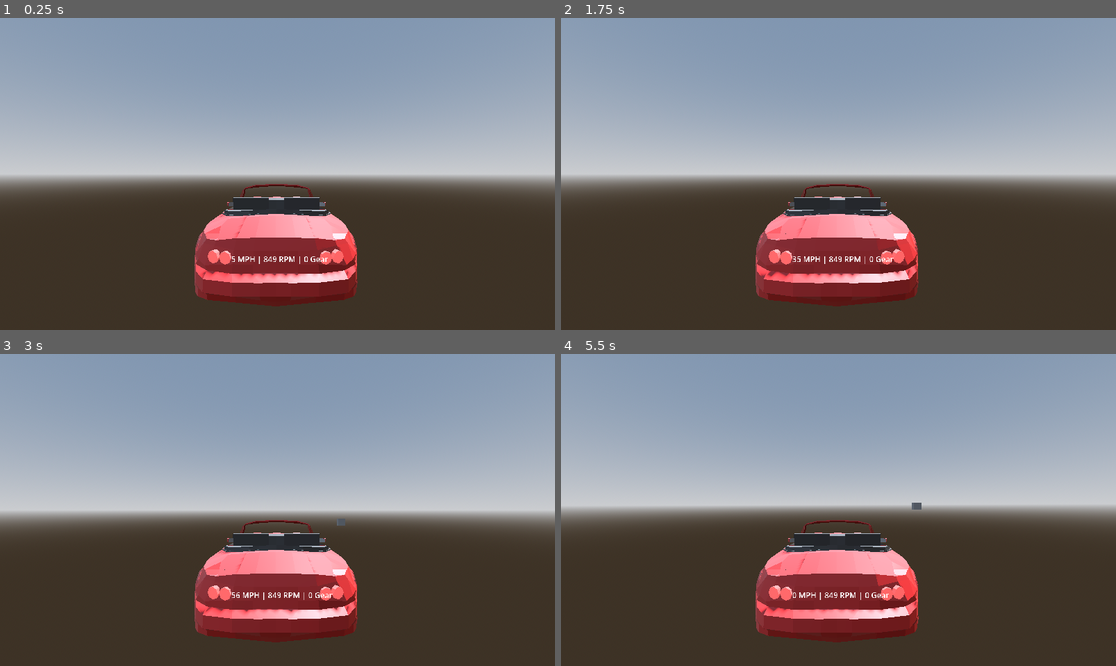
Above: before the commit, frames 1-4 (two rows, left to right).
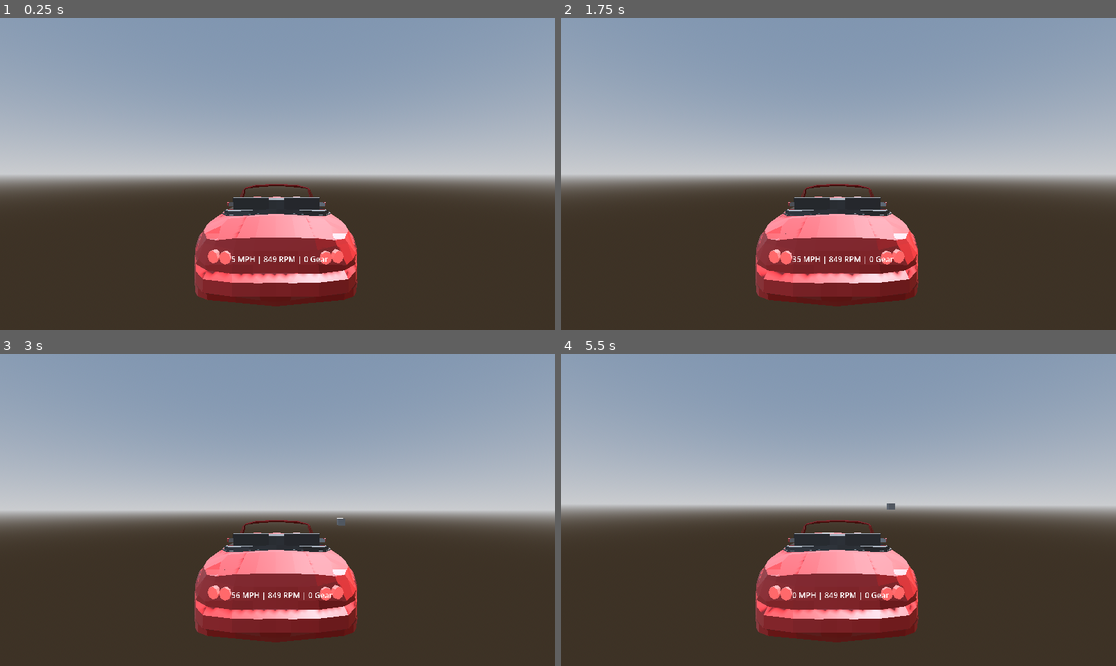
Above: after the commit, the same moments.

Repository: kakoiihito/Shift
Game: Godot game, scene res://Tracks/test.tscn
Two runs of this game, one before a commit and one after it. Both use one fixed random seed, a clock stepped at 60 frames per second and the inputs below.
Inputs:
- Up to frame 1 (0.25 s): no input
- Up to frame 2 (1.75 s): tap Enter at 0.5 s; hold D (SteerRight) 0.53-1.28 s; hold Shift (Clutch) 0.53-1.28 s; tap Space at 1.25 s; hold S (Brake) from 1.28 s (still down); tap W (Gas) at 1.35 s
- Up to frame 3 (3 s): release S (Brake) at 2.03 s; hold D (SteerRight) 2.03-2.78 s; hold Shift (Clutch) 2.03-2.78 s; hold E (ShiftUp) from 2.78 s (still down); tap W (Gas) at 2.85 s
- Up to frame 4 (5.5 s): release E (ShiftUp) at 3.53 s; hold Shift (Clutch) 3.53-4.28 s; hold A (SteerLeft) 3.53-5.03 s; tap Enter at 4.25 s; tap W (Gas) at 4.35 s; hold S (Brake) from 5.03 s (still down); hold Shift (Clutch) from 5.03 s (still down)

The runs differ from the first frame. In frame 1, less than 0.1% of the frame differs, in the area x 52-55%, y 81-84%; in frame 2, 0.1%; in frame 3, 0.2%; in frame 4, 0.5%, in the area x 35-65%, y 47-87%.

Commit message:
trying to add combined slip at the moment. plan on adding full pacejka formula.

Diff:
--- a/Car/Scripts/values.gd
+++ b/Car/Scripts/values.gd
@@ -20,8 +20,8 @@
 var wheel_spring_force = [Vector3(), Vector3(), Vector3(), Vector3()]
 var weight_distribution = [0.25, 0.25, 0.25, 0.25]
 var velocity_exponent = 1.1
-var rear_antiroll_bar = true
-var front_antiroll_bar = true
+var rear_antiroll_bar = false
+var front_antiroll_bar = false
 var rear_antiroll_bar_stiffness = 2870.0
 var front_antiroll_bar_stiffness = 1700.0
 
@@ -36,7 +36,7 @@
 	# BRAKE VARIABLES #
 	###################
 
-var max_brake_torque = 2000.0
+var max_brake_torque = 2000000.0
 
 	####################
 	# ENGINE VARIABLES #
@@ -65,11 +65,11 @@
 
 var is_shifting = false
 var shift_timer = 0.0
-var drive_train_efficeny = 0.9
-var final_drive = 3.63
-var gear_ratio = [-3.27, 0.0, 3.64, 2.6, 1.53, 1.16, 0.94]
+var drive_train_efficeny = 0.86
+var final_drive = 4.3
+var gear_ratio = [-3.968, 0.0, 3.136, 1.888, 1.330, 1.0, 0.814]
 var current_gear = 1
-var max_clutch_torque = 302.0
+var max_clutch_torque = 140.0
 var lock_threshold = 5.0
 var unlock_threshold = 12.0
 var clutch_stiffness = 64.0
@@ -82,5 +82,4 @@
 var wheel_mass = 20.0
 var rolling_resistance_coeff = 0.015
 var friction_coefficient = 1.9
-var cornering_stiffness = 60000.0
 var wheel_inertia = 0.8 * wheel_mass * wheel_radius * wheel_radius
--- a/Car/Scripts/wheel.gd
+++ b/Car/Scripts/wheel.gd
@@ -16,7 +16,6 @@
 var wheel_mass = Values.wheel_mass
 var rolling_resistance_coeff = Values.rolling_resistance_coeff
 var friction_coefficient = Values.friction_coefficient
-var cornering_stiffness = Values.cornering_stiffness
 var wheel_inertia = Values.wheel_inertia
 
 func _get_point_velocity(point: Vector3) -> Vector3:
@@ -48,7 +47,6 @@
 		slip_ratio = clamp(slip_ratio, -1.0, 1.0)
 
 
-
 	var B = 10.0
 	var C = 1.9
 	var D = friction_coefficient
@@ -59,16 +57,29 @@
 
 	# Traction Circle
 
-	F_max[wheel_index] = friction_coefficient * wheel_spring_force[wheel_index].length()
+	var Bx = 11.0
+	var Cx = 1.1
+	var Ex = 1.0
 
-	var current_long_force = longitude_force[wheel_index]
-	var current_lat_force = lateral_force[wheel_index]
+	var Gx = cos(Cx * atan(Bx * -slip_angle - Ex *(Bx * -slip_angle - atan(Bx * -slip_angle))))
+	var Gy = cos(Cx * atan(Bx * slip_ratio - Ex *(Bx * slip_ratio - atan(Bx * slip_ratio))))
 
-	var force_2d = Vector2(current_long_force, current_lat_force)
-	if force_2d.length() > F_max[wheel_index]:
-		force_2d = force_2d.normalized() * F_max[wheel_index]
-		longitude_force[wheel_index] = force_2d.x
-		lateral_force[wheel_index] = force_2d.y
+
+	longitude_force[wheel_index] = Gy * longitude_force[wheel_index]
+	lateral_force[wheel_index] = Gx * lateral_force[wheel_index]
+
+
+
+	#F_max[wheel_index] = friction_coefficient * wheel_spring_force[wheel_index].length()
+
+	#var current_long_force = longitude_force[wheel_index]
+	#var current_lat_force = lateral_force[wheel_index]
+
+	#var force_2d = Vector2(current_long_force, current_lat_force)
+	#if force_2d.length() > F_max[wheel_index]:
+	#	force_2d = force_2d.normalized() * F_max[wheel_index]
+	#	longitude_force[wheel_index] = force_2d.x
+	#	lateral_force[wheel_index] = force_2d.y
 
 	# Final calc
 	var combined_force = (longitude_force[wheel_index] * -ray.global_transform.basis.z) + (lateral_force[wheel_index] * side_dir) # both vectors combined
--- a/Tracks/test.tscn
+++ b/Tracks/test.tscn
@@ -82,7 +82,7 @@
 
 [node name="Node3D" parent="Functional" unique_id=1475845789 instance=ExtResource("1_yhjd6")]
 transform = Transform3D(1, 0, 0, 0, 1, 0, 0, 0, 1, 0, 43.196335, 19.011797)
-mass = 1000.0
+mass = 950.0
 torque_curve = ExtResource("2_lbp5j")
 
 [node name="Camera3D" type="Camera3D" parent="." unique_id=317120203]
--- a/project.godot
+++ b/project.godot
@@ -78,6 +78,7 @@
 
 common/physics_ticks_per_second=240
 3d/physics_engine="Jolt Physics"
+3d/default_gravity=9.810000000000002
 
 [rendering]
 
